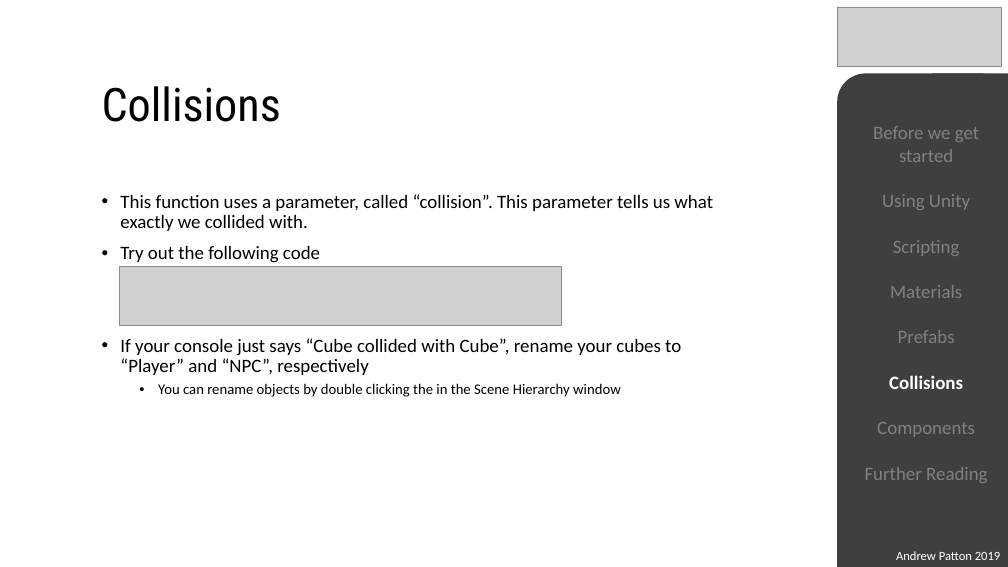
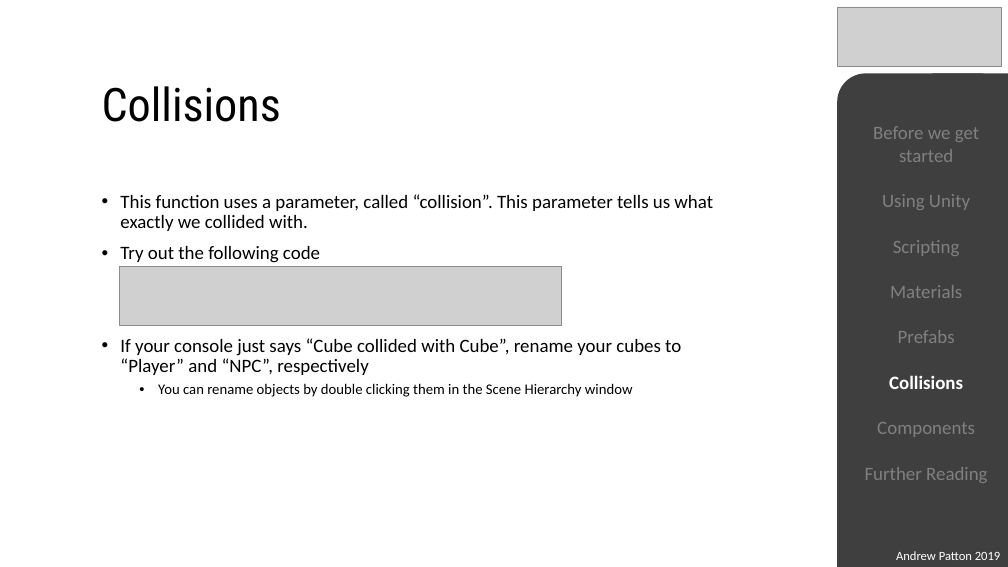
Before and after one commit to Patton97/Patton97.github.io, a slide deck: slide 27 of NUGameDev/UnityIntro.pptx. Drawn at 1008x567 pixels with LibreOffice and Linux fonts; fonts in the diff are those of the drawing; grey boxes stand for pictures. Boxes give left, top, right and bottom in pixels: in the first picture for what was removed or moved away, otherwise in the second. Text is boxed around its words. In the diff, an @@ line names an element or a change of style, - is before the commit and + after.

Commit message:
Fixed spelling mistake

```diff
--- a/NUGameDev/UnityIntro.pptx
+++ b/NUGameDev/UnityIntro.pptx
@@ text at box(158, 383, 633, 397): text changed @@
-  • You can rename objects by double clicking the in the Scene Hierarchy window
+  • You can rename objects by double clicking them in the Scene Hierarchy window
```
